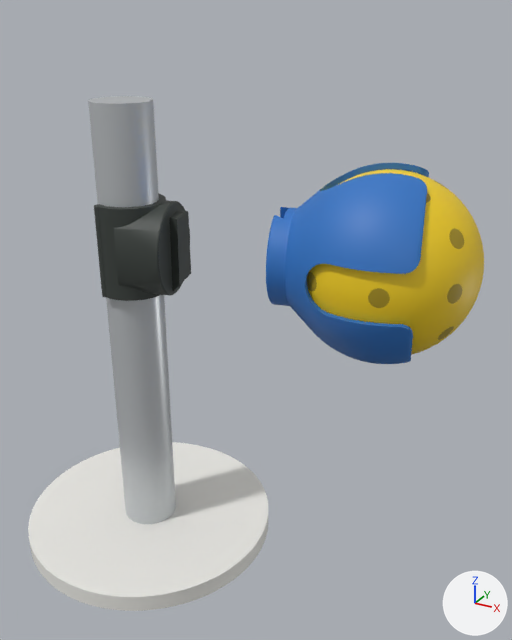
The glTF model ar/pickledock.glb as it was, and as the next commit left it.
Both versions are drawn from a 50 mm lens placed at (0.566, -0.695, 0.724), pointed at (0.164, 0.036, 0.359). The lights are fixed; the arrows at lower right show +X, +Y and +Z. The first picture is the older version. Both versions are drawn at frame 84 of the action 'SpinAndSlide'; the numbers are the values there. Vertices at exactly the same position are counted once.

Before the edit, the objects in view are built like this:
```python
me_ball = bpy.data.meshes.new('Ball')
me_ball.from_pydata(...)  # 2884 vertices, 5616 faces; spans x -0.111..0.111, y -0.317..-0.095, z 0.333..0.555
me_ball.materials.append(mat_ball)
me_cup = bpy.data.meshes.new('Cup')
me_cup.from_pydata(...)  # 16034 vertices, 32064 faces; spans x -0.115..0.115, y -0.245..-0.072, z 0.329..0.559
me_cup.materials.append(mat_cup)  # blue #2f74c4
me_rail = bpy.data.meshes.new('Rail')
me_rail.from_pydata(...)  # a 72-sided cylinder along z spanning x -0.038..0.038, y -0.038..0.038, z 0.024..0.624
me_rail.materials.append(mat_rail)  # light grey #c9cdd0
ob_ball = bpy.data.objects.new('Ball', me_ball)
ob_ball.parent = ob_cupandball
ob_ball.location = (0.0, 0.0, 0.0)
ob_cup = bpy.data.objects.new('Cup', me_cup)
ob_cup.parent = ob_cupandball
ob_cup.location = (0.0, 0.0, 0.0)
ob_cupandball = bpy.data.objects.new('CupAndBall', None)
ob_cupandball.parent = ob_pickledock
ob_cupandball.location = (0.0, -0.12, 0.0)
ob_rail = bpy.data.objects.new('Rail', me_rail)
ob_rail.parent = ob_pickledock
ob_rail.location = (0.0, 0.0, 0.0)
# also in view: 'Clamp' at (0.019, 0.013, 0.444); 'Base' at (0.0, 0.0, 0.012)
```
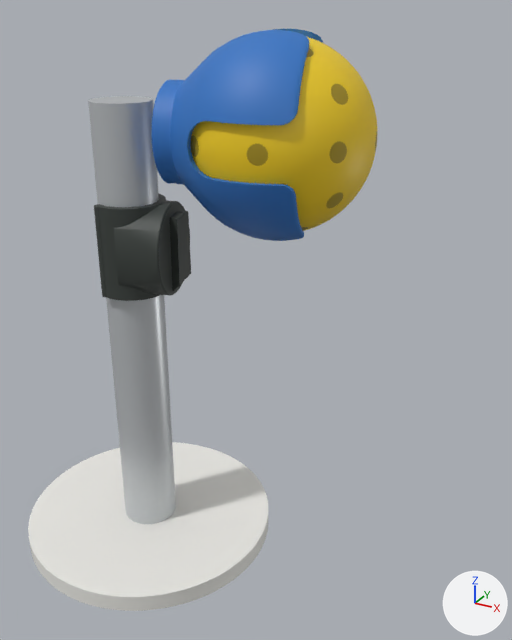
ob_cupandball is not drawn itself; it is the parent of ob_cup, ob_ball.

What differs and where, as boxes [x1, y1, x2, y2] in the pictures (512 x 640 px):
'Cup', mesh turned, moved: before [266, 163, 429, 364]; after [152, 29, 323, 241]
'Ball', moved: before [307, 169, 484, 355]; after [191, 37, 378, 231]

Diff of the bpy script that builds the scene:
```diff
--- a/ar/pickledock.glb.py
+++ b/ar/pickledock.glb.py
@@ me_cup @@
 # used by ob_cup; parent = ob_cupandball; location = (0.0, 0.0, 0.0)
-me_cup.from_pydata(...)  # 16034 vertices, 32064 faces; spans x -0.115..0.115, y -0.245..-0.072, z 0.329..0.559
+me_cup.from_pydata(...)  # 16034 vertices, 32064 faces; spans x -0.115..0.115, y -0.233..-0.06, z 0.329..0.559
+# me_cup part 1: the whole mesh is turned -180 degrees about the y axis through its middle, then moved by (0.0, 0.012, 0.0)
 me_cup.materials.append(mat_cup)
@@ me_ball @@
 # used by ob_ball; parent = ob_cupandball; location = (0.0, 0.0, 0.0)
-me_ball.from_pydata(...)  # 2884 vertices, 5616 faces; spans x -0.111..0.111, y -0.317..-0.095, z 0.333..0.555
+me_ball.from_pydata(...)  # 2884 vertices, 5616 faces; spans x -0.111..0.111, y -0.305..-0.083, z 0.333..0.555
+# me_ball part 2: the whole mesh is moved by (0.0, 0.012, 0.0)
 me_ball.materials.append(mat_ball)
@@ ob_cupandball @@
 ob_cupandball.parent = ob_pickledock
-ob_cupandball.location = (0.0, -0.12, 0.0)
+ob_cupandball.location = (0.0, 0.0, 0.144)
```
